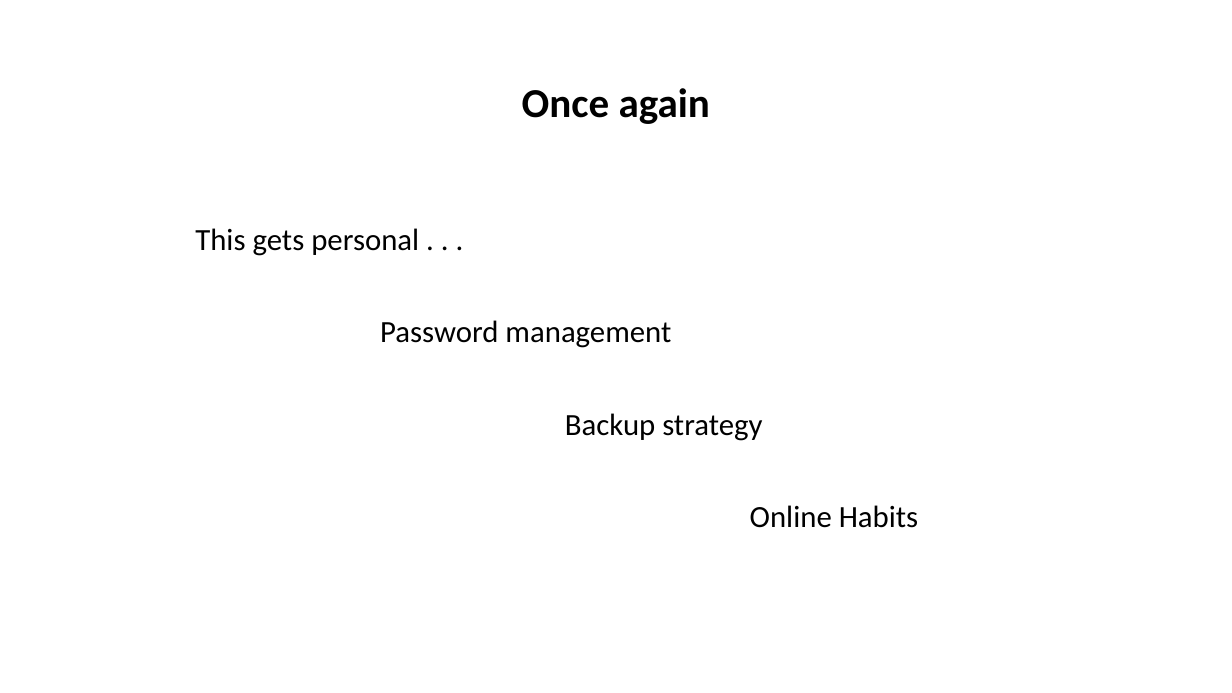
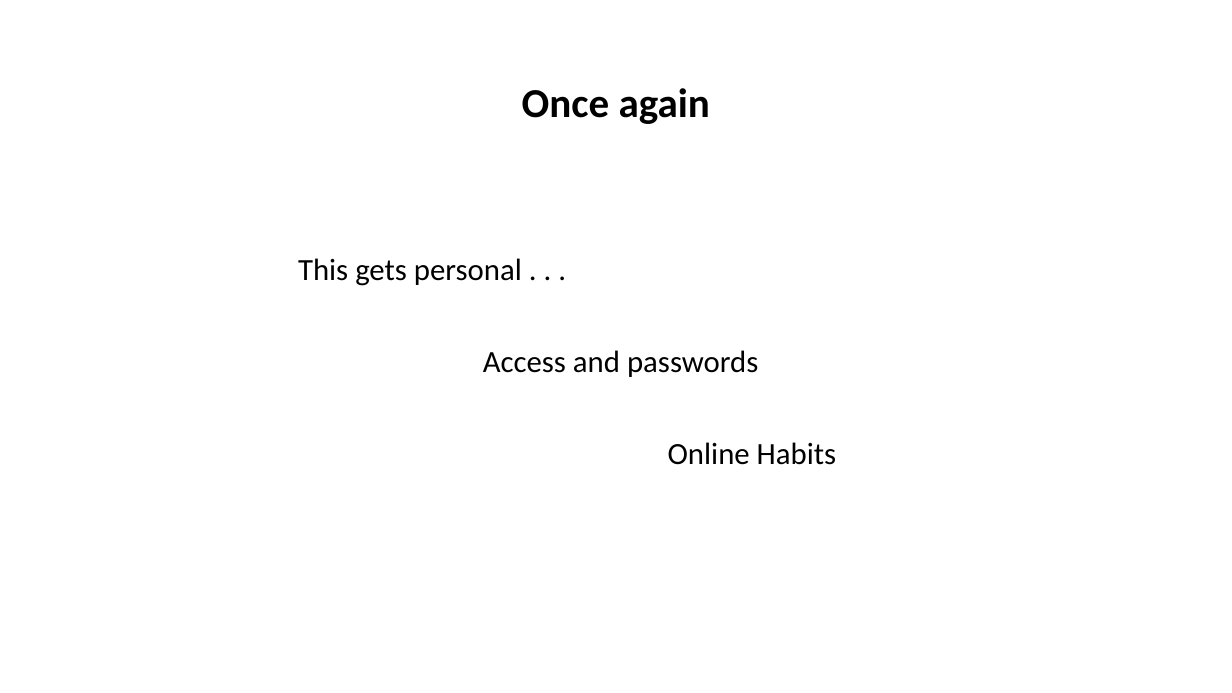
Before and after one commit to tibbben/teaching.data.literacy, a slide deck: slide 16 of UM_DataManagementClass/Lessons/05/05_SecondMeeting.pptx (slide 12 before the commit). Drawn at 1232x693 pixels with LibreOffice and Linux fonts; fonts in the diff are those of the drawing. Boxes give left, top, right and bottom in pixels: in the first picture for what was removed or moved away, otherwise in the second. Text is boxed around its words. In the diff, an @@ line names an element or a change of style, - is before the commit and + after.

```diff
--- a/UM_DataManagementClass/Lessons/05/05_SecondMeeting.pptx
+++ b/UM_DataManagementClass/Lessons/05/05_SecondMeeting.pptx
@@ text "This gets personal . . ...": place and size @@
-text "This gets personal . . ..." at (195, 228, 918, 528)
+text "This gets personal . . ..." at (298, 258, 836, 465)
@@ text at (483, 350, 758, 377): text changed @@
-Password management
-Backup strategy
+Access and passwords
@@ text at (668, 442, 836, 465): indent changed @@
```
Also in this commit, not shown: 12 other slides changed, 3 slides added, 3 slides removed, 1 other file.
